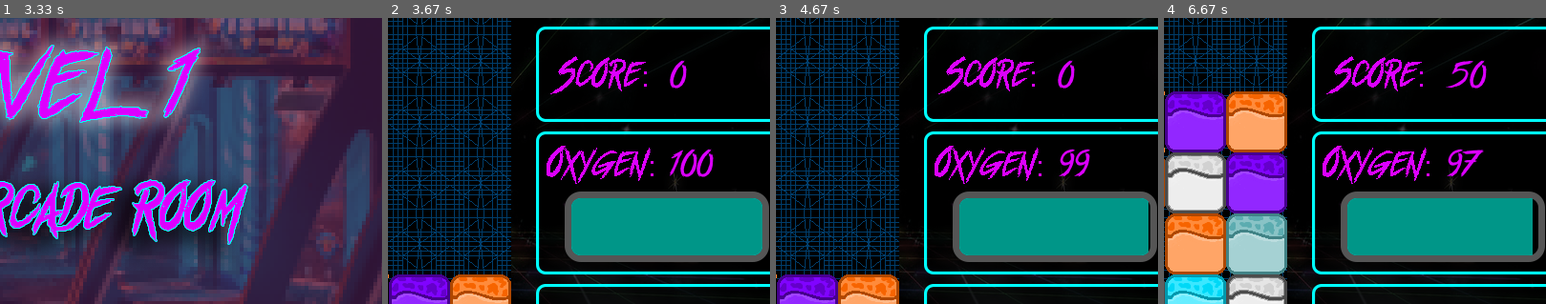
Above: before the commit, frames 1-4 (left to right).
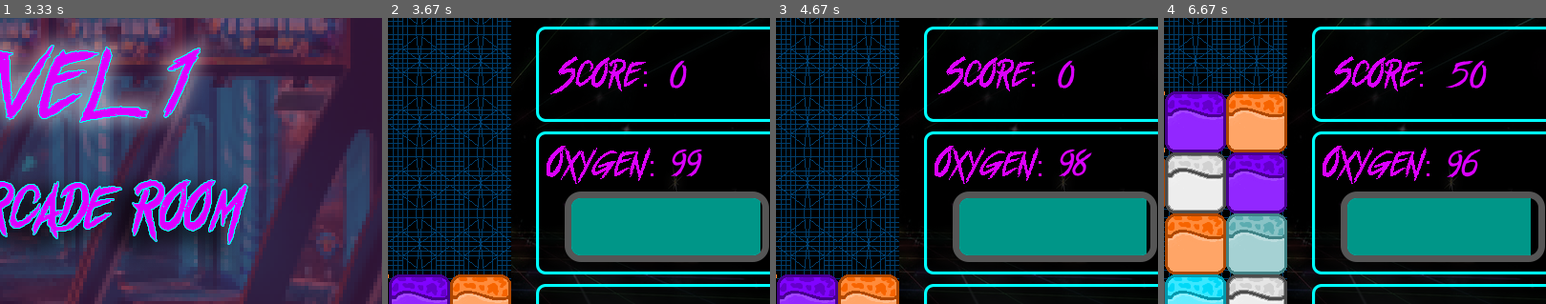
Above: after the commit, the same moments.

Repository: aurelieduprez/Mr.Driller
Game: pygame game, started from Mr. Driller/main.py
Same seed, same stepped clock (60 frames per second), same inputs: the game is played once before the commit and once after it.
Inputs:
- Up to frame 1 (3.33 s): tap Enter at 0.33 s; hold Left from 3.23 s (still down)
- Up to frame 2 (3.67 s): keep holding Left
- Up to frame 3 (4.67 s): release Left at 3.7 s; hold Q 3.73-4.1 s; hold Up 3.73-4.1 s; hold W 3.73-4.1 s; hold Right from 4.53 s (still down); hold D from 4.53 s (still down)
- Up to frame 4 (6.67 s): release Right at 5.17 s; release D at 5.17 s; hold Down 5.2-5.57 s; hold S 5.2-5.57 s; hold Left 5.6-6.07 s; hold A 5.6-6.07 s; hold Right 6.1-6.57 s; hold D 6.1-6.57 s; hold Up from 6.6 s (still down); hold W from 6.6 s (still down)
The pictures show only the part of the screen within x 43-93%, y 10-60%; the shares and areas given below are measured in that part.

Frame 1 is identical in both runs. In frame 2, 0.7% of the frame differs, in the area x 73-98%, y 45-82%; in frame 3, 0.3%; in frame 4, 0.5%.

Commit message:
some kind of gravity, but very WIP

Diff:
--- a/Mr. Driller/block.py
+++ b/Mr. Driller/block.py
@@ -14,6 +14,7 @@
         self._posY = posY
         self._currOffset = 0
         self._canFall = False
+        self._hold = 2
 
         # Stats
         self._hp = forceHP
@@ -36,6 +37,9 @@
 
     def hpAccess(self):
         return self._hp
+
+    def holdAccess(self):
+        return self._hold
 
     def ColorAccess(self):
         return self._colors
@@ -68,6 +72,16 @@
 
         """if canFall:
             print(self._blockType, "block at", str(self._posX) + ",", self._posY, "can fall.")"""
+
+    def fallTick(self):
+        self._hold -= 1
+
+    def fall(self, surface, level):
+        self._posY += 1
+        self.display(surface)
+        if level[self._posY+1][self._posX].hpAccess() > 0:
+            self._hold = 2
+            self._canFall = False
 
     def updOffset(self, currentOffset):
         self._currOffset = currentOffset
--- a/Mr. Driller/main.py
+++ b/Mr. Driller/main.py
@@ -41,11 +41,20 @@
     player = Character(3, 4, levelID, 0)    # Creates the player instance(posX, posY, bckgrnd, lives)
     level = []
 
-    evChgLvl = pygame.event.Event(pygame.USEREVENT, attr1="evChgLvl")
+    # Custom Events
+    EVCHGLVL = USEREVENT
+    EVSECOND = USEREVENT+1
+
+    evChgLvl = pygame.event.Event(EVCHGLVL)
+    evSecond = pygame.event.Event(EVSECOND)
+
+    # Timers
+    pygame.time.set_timer(USEREVENT+1, 1100)
 
     # State of the Game
     inPause = False
     inMenu = True
+    inGame = False
     optionIM = 1
     inProgress = True
     isDead = False
@@ -121,7 +130,7 @@
                 inPause = False
                 inProgress = False
 
-            if event == evChgLvl:
+            if event.type == USEREVENT:
                 if levelID < 10:
                     # Displays splash for 3 secs
                     splashName = "level"
@@ -135,7 +144,7 @@
                     pygame.mixer.music.play(-1, 0)
                     surface.blit(splashImg, (0, 0))
                     pygame.display.update()
-                    pygame.time.wait(500)
+                    pygame.time.wait(3000)
 
                     # Actually changes Lvl
                     level, levelID, won = changeLvl(levelID, player)
@@ -148,6 +157,27 @@
                 else:
                     won = True
                     storeScore(player.scoreAcc())
+
+            if event.type == EVSECOND and inGame:  # Once per second
+                if levelID <= 4:  # Updates oxygen
+                    player.updateOxygen(1, surface, level)
+                for item in blocksDisap:  # Updates block that are be disappearing
+                    if level[item[0]][item[1]].hpAccess() > 0:
+                        level[item[0]][item[1]].timeout(surface)
+                    elif level[item[0]][item[1]].hpAccess() == 0:
+                        del (blocksDisap[blocksDisap.index(item)])
+                for item in blocksFall:
+                    if level[item[0]][item[1]].holdAccess() > 0:
+                        level[item[0]][item[1]].fallTick()
+                    elif level[item[0]][item[1]].holdAccess() == 0:
+                        level[item[0]+1][item[1]] = level[item[0]][item[1]]
+                        level[item[0]][item[1]].fall(surface, level)
+                        level[item[0]][item[1]] = block.Classic(item[0], item[1], 1, 0)
+                        level[item[0]][item[1]].changeBG(levelID)
+                        level[item[0]][item[1]].display(surface)
+                        #del (blocksDisap[blocksFall.index(item)])
+
+                print(blocksFall)
 
             if event.type == KEYDOWN:       # Event handling
 
@@ -175,7 +205,9 @@
                         pygame.mixer.music.play(-1, 0)
 
                 if event.key in movKeys:    # Movement
+
                     if not inPause and not inMenu and not isDead and not won:
+                        inGame = True
                         movementHandle(event, surface, player, level, movKeys)
 
                     elif inPause:
@@ -249,6 +281,7 @@
 
                 elif event.key in arrowKeys:    # Block breaking
                     if not inPause and not inMenu and not isDead and not won:
+                        inGame = True
                         breaking(event, surface, player, level, currentBotLine)
 
                     elif inPause:
@@ -432,16 +465,6 @@
                     element.updOffset(currentOffset)
 
         # Timed actions
-        if nbFrame % 30 == 1 and not inPause and not inMenu and not isDead and not won:   # Once per second
-            if levelID <= 4:                # Updates oxygen
-                player.updateOxygen(1, surface, level)
-            for item in blocksDisap:        # Updates block that are be disappearing
-                if level[item[0]][item[1]].hpAccess() > 0:
-                    level[item[0]][item[1]].timeout(surface)
-                elif level[item[0]][item[1]].hpAccess() == 0:
-                    del(blocksDisap[blocksDisap.index(item)])
-
-            print(blocksFall)
 
         if nbFrame % 25 == 1 and not inPause and not inMenu and not isDead and not won:   # Once per second
             if levelID > 4:
